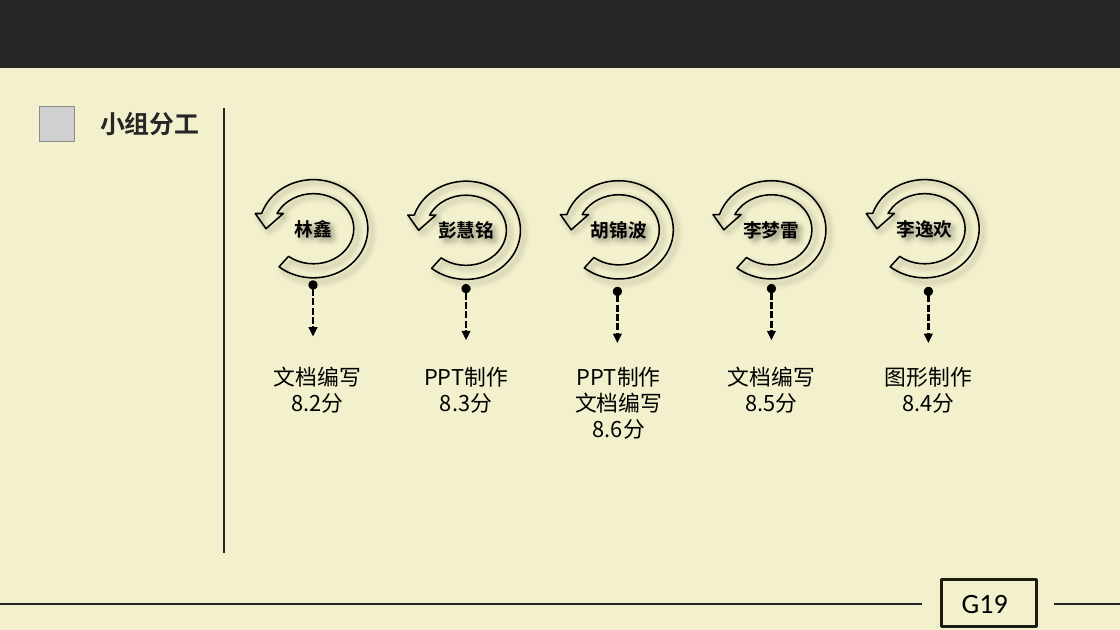
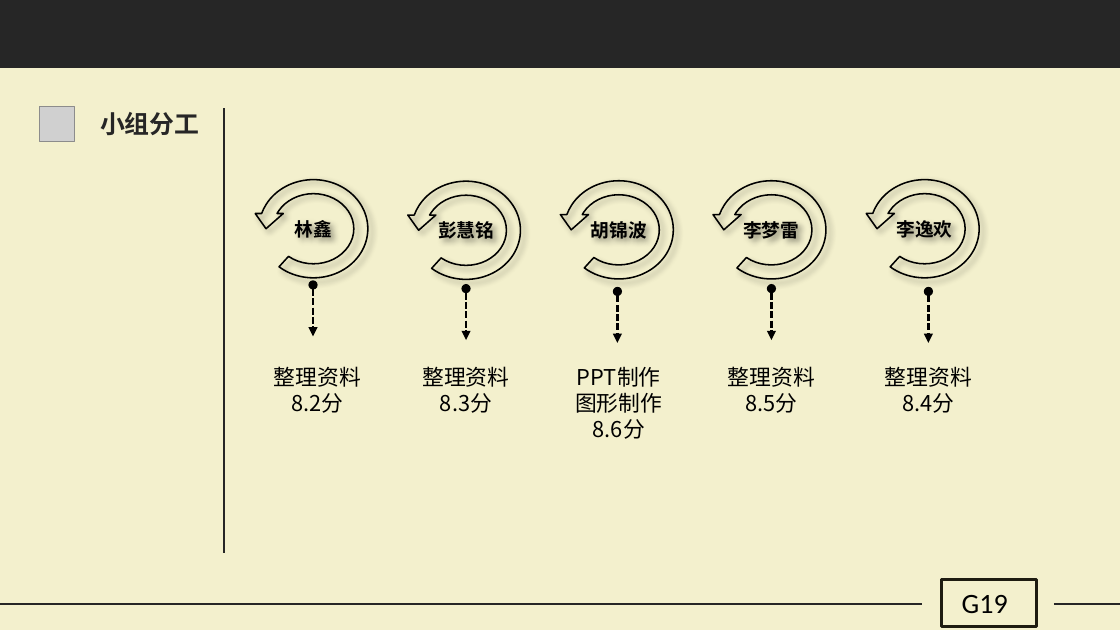
Before and after one commit to G19-Fish/PRD2018-G19, a slide deck: slide 41 of PRD2018-G19-UML翻转PPT(图介绍).pptx. Drawn at 1120x630 pixels with LibreOffice and Linux fonts; fonts in the diff are those of the drawing; grey boxes stand for pictures. Boxes give left, top, right and bottom in pixels: in the first picture for what was removed or moved away, otherwise in the second. Text is boxed around its words. In the diff, an @@ line names an element or a change of style, - is before the commit and + after.

```diff
--- a/PRD2018-G19-UML翻转PPT(图介绍).pptx
+++ b/PRD2018-G19-UML翻转PPT(图介绍).pptx
@@ text at [274,366,361,387]: text changed @@
-文档编写
+整理资料
@@ text at [422,366,509,387]: text changed @@
-PPT制作
+整理资料
@@ text at [728,366,815,387]: text changed @@
-文档编写
+整理资料
@@ text at [885,366,972,387]: text changed @@
-图形制作
+整理资料
@@ text at [575,392,662,413]: text changed @@
-文档编写
+图形制作
```
